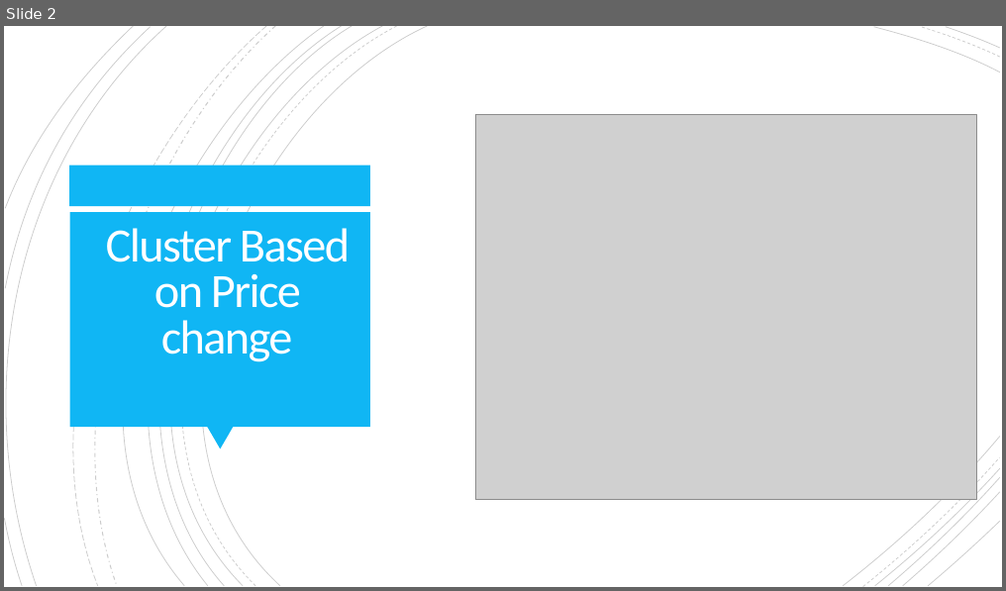
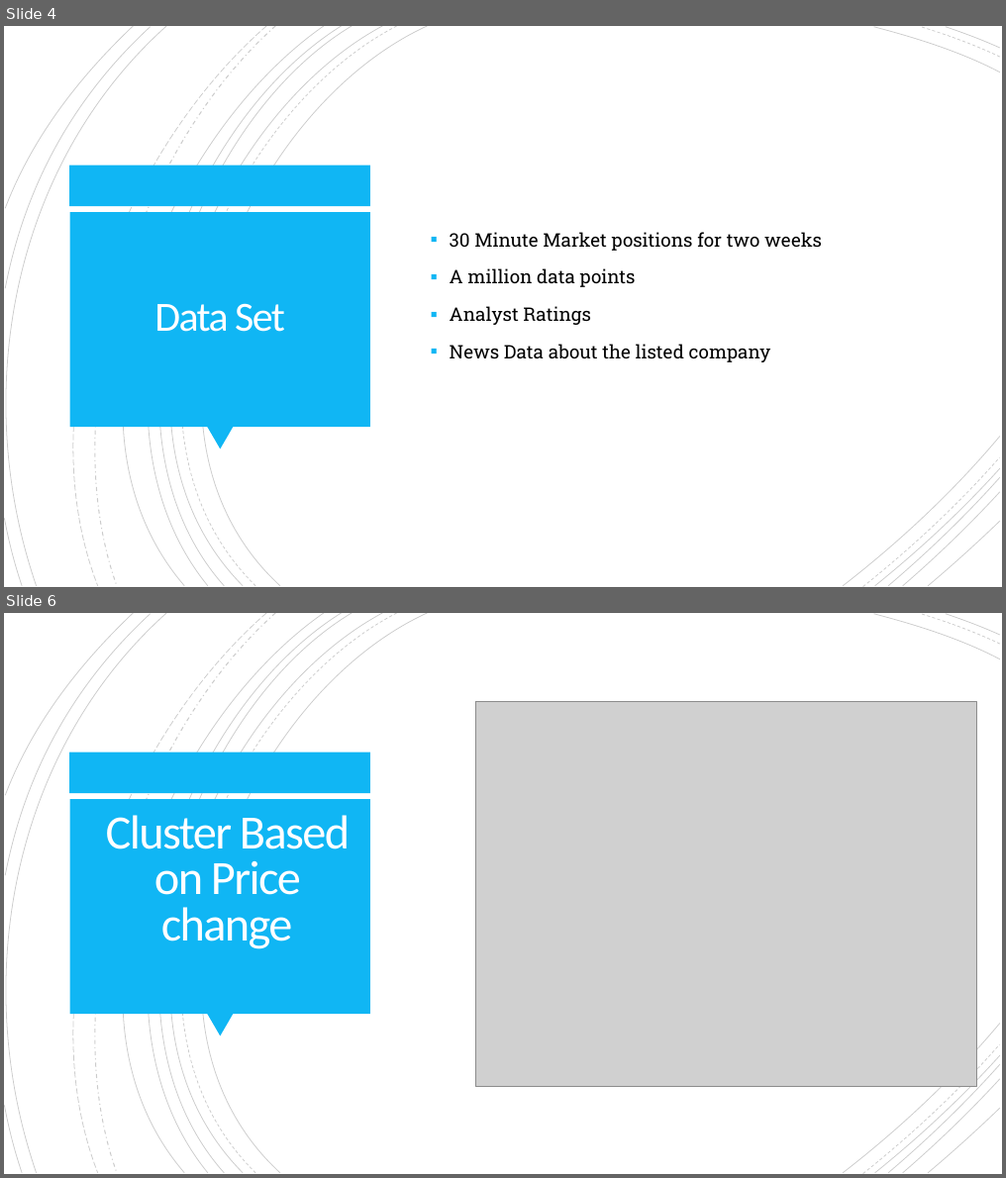
Before and after one commit to tamtam0/ist-707, a slide deck: IST707-Group2.pptx. Shown one above the other, each under a label of ours: slide 2 before the commit, slides 4 and 6 after it; the slides between them are not shown. The pictures are 1006x591 and 1006x1178 pixels, drawn with LibreOffice and Linux fonts; fonts in the diff are those of the drawing; grey boxes stand for pictures. Boxes give left, top, right and bottom in pixels: in the first picture for what was removed or moved away, otherwise in the second. Text is boxed around its words. In the diff, an @@ line names an element or a change of style, - is before the commit and + after.

```diff
--- a/IST707-Group2.pptx
+++ b/IST707-Group2.pptx
@@ slide 4 added at [4,26,1002,587], background #FFFFFF; not listed: 24 template elements that a slide beside it also shows @@
@@ text added at [450,232,822,363], 18 pt, text #000000 @@
+▪ 30 Minute Market positions for two weeks
+▪ A million data points
+▪ Analyst Ratings
+▪ News Data about the listed company
@@ title added at [154,303,285,332], 40 pt, text #FFFEFF @@
+Data Set
@@ what was slide 2 is now slide 6 @@
```
Also in this commit, not shown: 1 slide changed, 4 other slides added, 1 slide removed.
